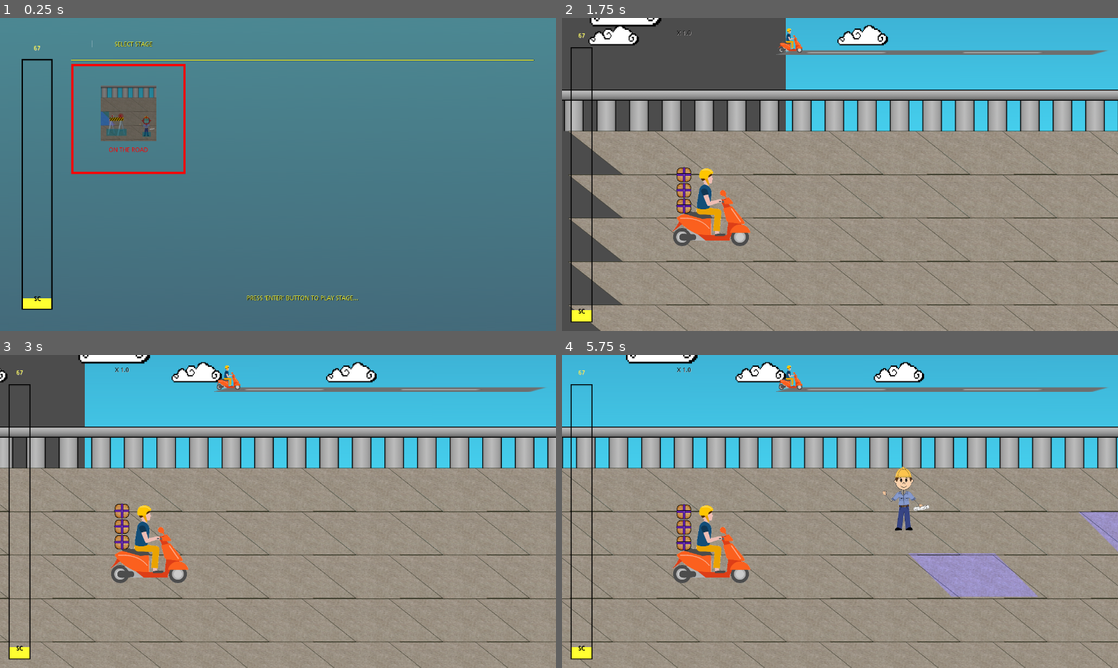
Above: before the commit, frames 1-4 (two rows, left to right).
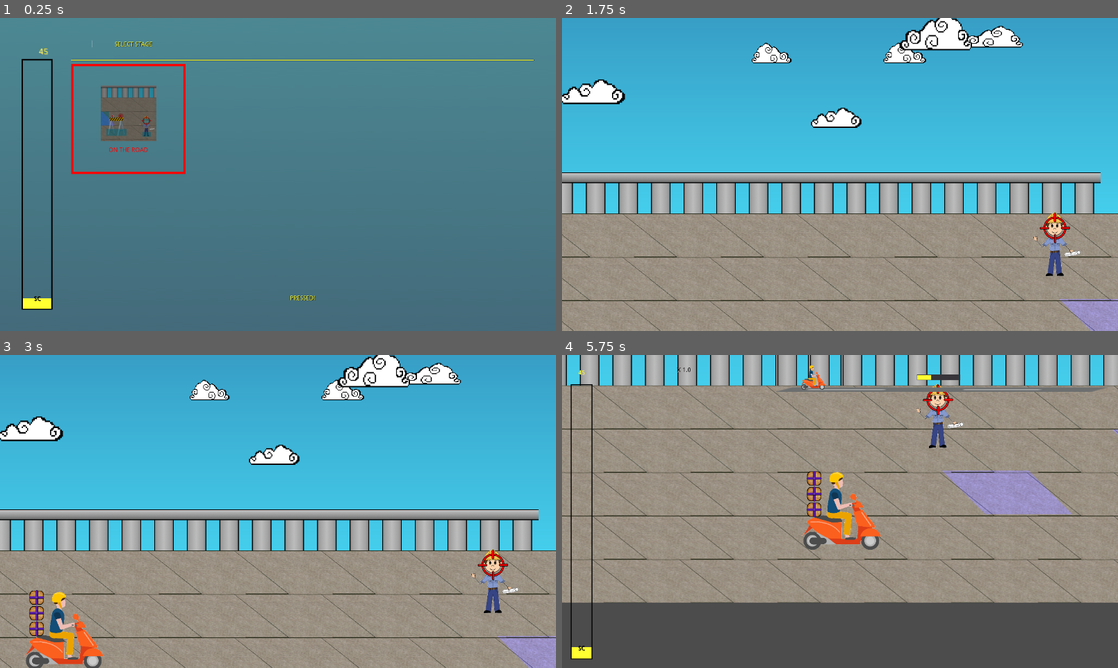
Above: after the commit, the same moments.

Repository: Anatolij-Grigorjev/MopedRebelGO
Game: Godot game, scene res://gui/stage_select_screen.tscn
The game is run twice, just before and just after one commit, with the same random seed, the same clock (stepped at 60 frames per second) and the same inputs.
Inputs:
- Up to frame 1 (0.25 s): no input
- Up to frame 2 (1.75 s): tap Enter at 0.5 s; hold Right (ui_right) 0.53-1.28 s; tap O (diss_target_above) at 0.6 s; hold S (swerve_down) from 1.28 s (still down); tap L (diss_target_below) at 1.35 s
- Up to frame 3 (3 s): release S (swerve_down) at 2.03 s; hold Right (ui_right) 2.03-2.78 s; tap P (say_diss) at 2.1 s; hold W (swerve_up) from 2.78 s (still down); tap O (diss_target_above) at 2.85 s
- Up to frame 4 (5.75 s): release W (swerve_up) at 3.53 s; hold Left (ui_left) 3.53-5.03 s; tap L (diss_target_below) at 3.6 s; tap P (say_diss) at 4.35 s; hold S (swerve_down) from 5.03 s (still down); tap O (diss_target_above) at 5.1 s

The runs differ from the first frame. In frame 1, 0.2% of the frame differs, in the area x 6-65%, y 8-91%; in frame 2, 55%; in frame 3, 49%; in frame 4, 62%, in the area x 0-100%, y 0-100%.
Error before the commit: Parse Error: Expected '(' after assert (res://utils/static_helpers.gd:105)
Error after the commit: Invalid get index '-1' (on base: 'Array'). (res://utils/logger.gd:103)

Commit message:
Add old unstaged changes

Diff:
--- a/game/gui/levels_grid.gd
+++ b/game/gui/levels_grid.gd
@@ -31,7 +31,7 @@
 
 func _change_selected_stage(new_selection: int) -> void:
 	stages[selected_stage].selected = false
-	selected_stage = wrapi(new_selection, 0, stages.size())
+	selected_stage = wrapi(new_selection, 0, stages.size() - 1)
 	stages[selected_stage].selected = true
 
 
--- a/game/gui/sc_progress_tracker.gd
+++ b/game/gui/sc_progress_tracker.gd
@@ -16,7 +16,7 @@
 
 
 onready var LOG: Logger = Logger.new(self)
-onready var sc_progress_bar: ProgressBar = $StreetCredProgressBar
+onready var sc_progress_bar: TextureProgress = $StreetCredProgressBar
 onready var sc_points_label: NumericLabel = $CurrentSCLabel
 
 
--- a/game/gui/stage_progress.tscn
+++ b/game/gui/stage_progress.tscn
@@ -11,6 +11,9 @@
 texture_over = ExtResource( 1 )
 nine_patch_stretch = true
 script = ExtResource( 2 )
+__meta__ = {
+"_edit_use_anchors_": false
+}
 
 [node name="TextureRect" type="TextureRect" parent="."]
 margin_right = 64.0
--- a/game/gui/stage_select_screen.tscn
+++ b/game/gui/stage_select_screen.tscn
@@ -61,14 +61,12 @@
 size_flags_stretch_ratio = 15.0
 
 [node name="ScreenSectionHeader" parent="Margin50/HBoxContainer/ScreenParts" instance=ExtResource( 4 )]
-editor/display_folded = true
 anchor_right = 0.0
 margin_right = 1066.0
 margin_bottom = 51.0
 section_name = "select stage"
 
 [node name="LevelsGrid" type="GridContainer" parent="Margin50/HBoxContainer/ScreenParts"]
-editor/display_folded = true
 margin_top = 55.0
 margin_right = 1066.0
 margin_bottom = 565.0
@@ -83,65 +81,64 @@
 [node name="SelectLevelCell" parent="Margin50/HBoxContainer/ScreenParts/LevelsGrid" instance=ExtResource( 6 )]
 anchor_right = 0.0
 anchor_bottom = 0.0
-margin_right = 262.0
-margin_bottom = 252.0
-selected = false
+margin_right = 263.0
+margin_bottom = 253.0
 
 [node name="ReferenceRect" type="ReferenceRect" parent="Margin50/HBoxContainer/ScreenParts/LevelsGrid"]
-margin_left = 267.0
-margin_right = 529.0
-margin_bottom = 252.0
+margin_left = 268.0
+margin_right = 531.0
+margin_bottom = 253.0
 size_flags_horizontal = 3
 size_flags_vertical = 3
 border_color = Color( 0.109804, 0.00392157, 0.00392157, 1 )
 
 [node name="ReferenceRect2" type="ReferenceRect" parent="Margin50/HBoxContainer/ScreenParts/LevelsGrid"]
-margin_left = 534.0
-margin_right = 796.0
-margin_bottom = 252.0
+margin_left = 536.0
+margin_right = 799.0
+margin_bottom = 253.0
 size_flags_horizontal = 3
 size_flags_vertical = 3
 border_color = Color( 0.109804, 0.00392157, 0.00392157, 1 )
 
 [node name="ReferenceRect3" type="ReferenceRect" parent="Margin50/HBoxContainer/ScreenParts/LevelsGrid"]
-margin_left = 801.0
-margin_right = 1063.0
-margin_bottom = 252.0
+margin_left = 804.0
+margin_right = 1066.0
+margin_bottom = 253.0
 size_flags_horizontal = 3
 size_flags_vertical = 3
 border_color = Color( 0.109804, 0.00392157, 0.00392157, 1 )
 
 [node name="ReferenceRect4" type="ReferenceRect" parent="Margin50/HBoxContainer/ScreenParts/LevelsGrid"]
-margin_top = 257.0
-margin_right = 262.0
-margin_bottom = 509.0
+margin_top = 258.0
+margin_right = 263.0
+margin_bottom = 510.0
 size_flags_horizontal = 3
 size_flags_vertical = 3
 border_color = Color( 0.109804, 0.00392157, 0.00392157, 1 )
 
 [node name="ReferenceRect5" type="ReferenceRect" parent="Margin50/HBoxContainer/ScreenParts/LevelsGrid"]
-margin_left = 267.0
-margin_top = 257.0
-margin_right = 529.0
-margin_bottom = 509.0
+margin_left = 268.0
+margin_top = 258.0
+margin_right = 531.0
+margin_bottom = 510.0
 size_flags_horizontal = 3
 size_flags_vertical = 3
 border_color = Color( 0.109804, 0.00392157, 0.00392157, 1 )
 
 [node name="ReferenceRect6" type="ReferenceRect" parent="Margin50/HBoxContainer/ScreenParts/LevelsGrid"]
-margin_left = 534.0
-margin_top = 257.0
-margin_right = 796.0
-margin_bottom = 509.0
+margin_left = 536.0
+margin_top = 258.0
+margin_right = 799.0
+margin_bottom = 510.0
 size_flags_horizontal = 3
 size_flags_vertical = 3
 border_color = Color( 0.109804, 0.00392157, 0.00392157, 1 )
 
 [node name="ReferenceRect7" type="ReferenceRect" parent="Margin50/HBoxContainer/ScreenParts/LevelsGrid"]
-margin_left = 801.0
-margin_top = 257.0
-margin_right = 1063.0
-margin_bottom = 509.0
+margin_left = 804.0
+margin_top = 258.0
+margin_right = 1066.0
+margin_bottom = 510.0
 size_flags_horizontal = 3
 size_flags_vertical = 3
 border_color = Color( 0.109804, 0.00392157, 0.00392157, 1 )
@@ -152,6 +149,7 @@
 margin_top = 569.0
 margin_right = 1066.0
 margin_bottom = 620.0
-button_label = "Press 'ENTER' button to play stage..."
+button_label = "PRESSED!"
 press_action = "ui_accept"
+
 [connection signal="button_pressed" from="Margin50/HBoxContainer/ScreenParts/ButtonContainer" to="Margin50/HBoxContainer/ScreenParts/LevelsGrid" method="_on_ButtonContainer_button_pressed"]
--- a/game/project.godot
+++ b/game/project.godot
@@ -235,47 +235,47 @@
 
 swerve_up={
 "deadzone": 0.5,
-"events": [ Object(InputEventKey,"resource_local_to_scene":false,"resource_name":"","device":0,"alt":false,"shift":false,"control":false,"meta":false,"command":false,"pressed":false,"scancode":87,"unicode":0,"echo":false,"script":null)
+"events": [ Object(InputEventKey,"resource_local_to_scene":false,"resource_name":"","device":0,"alt":false,"shift":false,"control":false,"meta":false,"command":false,"pressed":false,"scancode":87,"physical_scancode":0,"unicode":0,"echo":false,"script":null)
  ]
 }
 swerve_down={
 "deadzone": 0.5,
-"events": [ Object(InputEventKey,"resource_local_to_scene":false,"resource_name":"","device":0,"alt":false,"shift":false,"control":false,"meta":false,"command":false,"pressed":false,"scancode":83,"unicode":0,"echo":false,"script":null)
+"events": [ Object(InputEventKey,"resource_local_to_scene":false,"resource_name":"","device":0,"alt":false,"shift":false,"control":false,"meta":false,"command":false,"pressed":false,"scancode":83,"physical_scancode":0,"unicode":0,"echo":false,"script":null)
  ]
 }
 speed_up={
 "deadzone": 0.5,
-"events": [ Object(InputEventKey,"resource_local_to_scene":false,"resource_name":"","device":0,"alt":false,"shift":false,"control":false,"meta":false,"command":false,"pressed":false,"scancode":68,"unicode":0,"echo":false,"script":null)
+"events": [ Object(InputEventKey,"resource_local_to_scene":false,"resource_name":"","device":0,"alt":false,"shift":false,"control":false,"meta":false,"command":false,"pressed":false,"scancode":68,"physical_scancode":0,"unicode":0,"echo":false,"script":null)
  ]
 }
 speed_down={
 "deadzone": 0.5,
-"events": [ Object(InputEventKey,"resource_local_to_scene":false,"resource_name":"","device":0,"alt":false,"shift":false,"control":false,"meta":false,"command":false,"pressed":false,"scancode":65,"unicode":0,"echo":false,"script":null)
+"events": [ Object(InputEventKey,"resource_local_to_scene":false,"resource_name":"","device":0,"alt":false,"shift":false,"control":false,"meta":false,"command":false,"pressed":false,"scancode":65,"physical_scancode":0,"unicode":0,"echo":false,"script":null)
  ]
 }
 debug1={
 "deadzone": 0.5,
-"events": [ Object(InputEventKey,"resource_local_to_scene":false,"resource_name":"","device":0,"alt":false,"shift":false,"control":false,"meta":false,"command":false,"pressed":false,"scancode":32,"unicode":0,"echo":false,"script":null)
+"events": [ Object(InputEventKey,"resource_local_to_scene":false,"resource_name":"","device":0,"alt":false,"shift":false,"control":false,"meta":false,"command":false,"pressed":false,"scancode":32,"physical_scancode":0,"unicode":0,"echo":false,"script":null)
  ]
 }
 debug2={
 "deadzone": 0.5,
-"events": [ Object(InputEventKey,"resource_local_to_scene":false,"resource_name":"","device":0,"alt":false,"shift":false,"control":false,"meta":false,"command":false,"pressed":false,"scancode":66,"unicode":0,"echo":false,"script":null)
+"events": [ Object(InputEventKey,"resource_local_to_scene":false,"resource_name":"","device":0,"alt":false,"shift":false,"control":false,"meta":false,"command":false,"pressed":false,"scancode":66,"physical_scancode":0,"unicode":0,"echo":false,"script":null)
  ]
 }
 say_diss={
 "deadzone": 0.5,
-"events": [ Object(InputEventKey,"resource_local_to_scene":false,"resource_name":"","device":0,"alt":false,"shift":false,"control":false,"meta":false,"command":false,"pressed":false,"scancode":80,"unicode":0,"echo":false,"script":null)
+"events": [ Object(InputEventKey,"resource_local_to_scene":false,"resource_name":"","device":0,"alt":false,"shift":false,"control":false,"meta":false,"command":false,"pressed":false,"scancode":80,"physical_scancode":0,"unicode":0,"echo":false,"script":null)
  ]
 }
 diss_target_above={
 "deadzone": 0.5,
-"events": [ Object(InputEventKey,"resource_local_to_scene":false,"resource_name":"","device":0,"alt":false,"shift":false,"control":false,"meta":false,"command":false,"pressed":false,"scancode":79,"unicode":0,"echo":false,"script":null)
+"events": [ Object(InputEventKey,"resource_local_to_scene":false,"resource_name":"","device":0,"alt":false,"shift":false,"control":false,"meta":false,"command":false,"pressed":false,"scancode":79,"physical_scancode":0,"unicode":0,"echo":false,"script":null)
  ]
 }
 diss_target_below={
 "deadzone": 0.5,
-"events": [ Object(InputEventKey,"resource_local_to_scene":false,"resource_name":"","device":0,"alt":false,"shift":false,"control":false,"meta":false,"command":false,"pressed":false,"scancode":76,"unicode":0,"echo":false,"script":null)
+"events": [ Object(InputEventKey,"resource_local_to_scene":false,"resource_name":"","device":0,"alt":false,"shift":false,"control":false,"meta":false,"command":false,"pressed":false,"scancode":76,"physical_scancode":0,"unicode":0,"echo":false,"script":null)
  ]
 }
 
--- a/game/rebel/moped_rebel.tscn
+++ b/game/rebel/moped_rebel.tscn
@@ -180,16 +180,13 @@
 [sub_resource type="RectangleShape2D" id=13]
 extents = Vector2( 50, 50 )
 
-[node name="MopedRebel" type="KinematicBody2D" groups=[
-"moped_rebel_root",
-]]
+[node name="MopedRebel" type="KinematicBody2D" groups=["moped_rebel_root"]]
 scale = Vector2( 0.36, 0.36 )
 script = ExtResource( 1 )
 
 [node name="InputProcessor" parent="." instance=ExtResource( 2 )]
 
 [node name="AnimatedSprite" type="AnimatedSprite" parent="."]
-editor/display_folded = true
 position = Vector2( 0, -210 )
 frames = SubResource( 4 )
 
@@ -200,7 +197,6 @@
 shape = SubResource( 5 )
 
 [node name="Camera2D" type="Camera2D" parent="."]
-offset = Vector2( 300, -150 )
 current = true
 limit_top = -600
 limit_bottom = 450
@@ -222,9 +218,7 @@
 [node name="DissPosition" type="Position2D" parent="."]
 position = Vector2( 24.4433, -368.776 )
 
-[node name="ObstacleDetect" type="Area2D" parent="." groups=[
-"moped_rebel",
-]]
+[node name="ObstacleDetect" type="Area2D" parent="." groups=["moped_rebel"]]
 collision_layer = 2
 collision_mask = 2
 script = ExtResource( 7 )
@@ -237,7 +231,6 @@
 shape = SubResource( 10 )
 
 [node name="AngerDetector" type="Area2D" parent="."]
-editor/display_folded = true
 collision_layer = 8
 collision_mask = 8
 __meta__ = {
@@ -250,10 +243,7 @@
 [node name="CooldownBar" parent="." instance=ExtResource( 8 )]
 position = Vector2( -100, -500 )
 
-[node name="CutsceneDetector" type="Area2D" parent="." groups=[
-"moped_rebel",
-]]
-editor/display_folded = true
+[node name="CutsceneDetector" type="Area2D" parent="." groups=["moped_rebel"]]
 position = Vector2( 0, -200 )
 collision_layer = 16
 collision_mask = 16
@@ -263,4 +253,5 @@
 
 [node name="CollisionShape2D" type="CollisionShape2D" parent="CutsceneDetector"]
 shape = SubResource( 13 )
+
 [connection signal="area_entered" from="AngerDetector" to="." method="_on_AngerDetector_area_entered"]
--- a/game/stages/bg/sky_poles_bg.tscn
+++ b/game/stages/bg/sky_poles_bg.tscn
@@ -9,18 +9,28 @@
 
 [node name="SkyLayer" type="ParallaxLayer" parent="."]
 scale = Vector2( 400, 1 )
+motion_mirroring = Vector2( 1280, 0 )
 
 [node name="Sprite" type="Sprite" parent="SkyLayer"]
+scale = Vector2( 10, 1 )
 texture = ExtResource( 1 )
 centered = false
 flip_v = true
 
+[node name="Sprite2" type="Sprite" parent="SkyLayer"]
+scale = Vector2( 10, 1 )
+texture = ExtResource( 1 )
+centered = false
+offset = Vector2( 64, 0 )
+flip_v = true
+
 [node name="CloudsLayer" type="ParallaxLayer" parent="."]
 motion_scale = Vector2( 0.5, 1 )
-motion_mirroring = Vector2( 850, 0 )
+motion_mirroring = Vector2( 1280, 0 )
 
 [node name="cloud1" type="Sprite" parent="CloudsLayer"]
 position = Vector2( 46.8336, 179.529 )
+scale = Vector2( 0.900044, 0.856063 )
 texture = ExtResource( 2 )
 centered = false
 
@@ -33,34 +43,35 @@
 [node name="CloudsLayer2" type="ParallaxLayer" parent="."]
 position = Vector2( 1280, 0 )
 motion_scale = Vector2( 0.75, 1 )
-motion_mirroring = Vector2( 850, 0 )
+motion_mirroring = Vector2( 1280, 0 )
 
 [node name="cloud1" type="Sprite" parent="CloudsLayer2"]
-position = Vector2( 46.8336, 179.529 )
+position = Vector2( -1027.9, 39.1905 )
+scale = Vector2( 1.26388, 1.41982 )
 texture = ExtResource( 2 )
 centered = false
 
 [node name="cloud3" type="Sprite" parent="CloudsLayer2"]
-position = Vector2( 636.937, 246.657 )
-scale = Vector2( 0.703387, 0.703387 )
+position = Vector2( -351.43, 234.662 )
+scale = Vector2( 0.995259, 1.14719 )
 texture = ExtResource( 2 )
 centered = false
 
 [node name="Clouds2Layer" type="ParallaxLayer" parent="."]
 position = Vector2( 500, 0 )
 motion_scale = Vector2( 0.25, 1 )
-motion_mirroring = Vector2( 1200, 0 )
+motion_mirroring = Vector2( 1280, 0 )
 
 [node name="cloud2" type="Sprite" parent="Clouds2Layer"]
 position = Vector2( 281.002, 104.595 )
-scale = Vector2( 0.547275, 0.547275 )
+scale = Vector2( 0.587258, 0.547275 )
 texture = ExtResource( 3 )
 centered = false
 
 [node name="cloud4" type="Sprite" parent="Clouds2Layer"]
-position = Vector2( 903.889, 34.3447 )
+position = Vector2( 710.773, 65.531 )
 rotation = -3.14159
-scale = Vector2( 1, -1 )
+scale = Vector2( 0.860061, -0.580185 )
 texture = ExtResource( 3 )
 centered = false
 
@@ -83,30 +94,30 @@
 centered = false
 
 [node name="PollsLayer" type="ParallaxLayer" parent="."]
-editor/display_folded = true
 position = Vector2( 0, 400 )
-motion_mirroring = Vector2( 300, 0 )
+motion_scale = Vector2( 2, 1 )
+motion_mirroring = Vector2( 1280, 0 )
 
 [node name="Polls" type="Sprite" parent="PollsLayer"]
 texture = ExtResource( 4 )
 centered = false
 
 [node name="Polls2" type="Sprite" parent="PollsLayer"]
+position = Vector2( 300, 0 )
+texture = ExtResource( 4 )
+centered = false
+
+[node name="Polls3" type="Sprite" parent="PollsLayer"]
 position = Vector2( 600, 0 )
 texture = ExtResource( 4 )
 centered = false
 
-[node name="Polls3" type="Sprite" parent="PollsLayer"]
-position = Vector2( 1200, 0 )
-texture = ExtResource( 4 )
-centered = false
-
 [node name="Polls4" type="Sprite" parent="PollsLayer"]
-position = Vector2( 1800, 0 )
+position = Vector2( 900, 0 )
 texture = ExtResource( 4 )
 centered = false
 
 [node name="Polls5" type="Sprite" parent="PollsLayer"]
-position = Vector2( 2400, 0 )
+position = Vector2( 1200, 0 )
 texture = ExtResource( 4 )
 centered = false
--- a/game/stages/non_regulation_track1.tscn
+++ b/game/stages/non_regulation_track1.tscn
@@ -5,7 +5,7 @@
 [sub_resource type="RectangleShape2D" id=1]
 extents = Vector2( 100, 50 )
 
-[node name="NonRegulationTrack1" index="0" instance=ExtResource( 1 )]
+[node name="NonRegulationTrack1" instance=ExtResource( 1 )]
 
 [node name="Area2D" type="Area2D" parent="." index="1"]
 
--- a/game/stages/stage_cutscene_area.tscn
+++ b/game/stages/stage_cutscene_area.tscn
@@ -16,7 +16,6 @@
 shape = SubResource( 1 )
 
 [node name="Camera2D" type="Camera2D" parent="."]
-drag_margin_h_enabled = false
-drag_margin_v_enabled = false
+
 [connection signal="area_entered" from="Area2D" to="." method="_on_Area2D_area_entered"]
 [connection signal="area_exited" from="Area2D" to="." method="_on_Area2D_area_exited"]
--- a/game/stages/test/test_stage.tscn
+++ b/game/stages/test/test_stage.tscn
@@ -57,7 +57,6 @@
 nrt_cruise_speed = 600.0
 
 [node name="Obstacles" type="Node2D" parent="."]
-editor/display_folded = true
 
 [node name="TallRoadblock" parent="Obstacles" instance=ExtResource( 7 )]
 position = Vector2( 1300, 62 )
@@ -72,7 +71,6 @@
 scale = Vector2( 0.5, 0.5 )
 
 [node name="Citizens" type="Node2D" parent="."]
-editor/display_folded = true
 
 [node name="WhiteWorker" parent="Citizens" instance=ExtResource( 8 )]
 position = Vector2( 596.142, -69.6646 )
@@ -110,7 +108,6 @@
 position = Vector2( -930, 50 )
 
 [node name="SkyPollsBg" parent="." instance=ExtResource( 10 )]
-editor/display_folded = true
 offset = Vector2( -700, -700 )
 transform = Transform2D( 1, 0, 0, 1, -700, -700 )
 scroll_limit_begin = Vector2( 1000, 0 )
@@ -123,10 +120,6 @@
 margin_bottom = 40.0
 
 [node name="HUD" parent="CanvasLayer" instance=ExtResource( 11 )]
-editor/display_folded = true
-
-[node name="SCProgressTracker" parent="CanvasLayer/HUD/MarginContainer/HBox" index="0"]
-editor/display_folded = false
 
 [node name="CurrentSCLabel" parent="CanvasLayer/HUD/MarginContainer/HBox/SCProgressTracker" index="0"]
 margin_bottom = 42.0
@@ -136,7 +129,6 @@
 margin_bottom = 680.0
 
 [node name="StartStageCutsceneArea" parent="." instance=ExtResource( 12 )]
-editor/display_folded = true
 position = Vector2( -500, -100 )
 cutscene_routine_owner_path = NodePath("..")
 cutscene_routine_name = "_start_moped_stage_intro"
@@ -149,7 +141,6 @@
 drag_margin_h_enabled = true
 
 [node name="EndStageCutsceneArea2" parent="." instance=ExtResource( 12 )]
-editor/display_folded = true
 position = Vector2( 6600, -100 )
 start_cutscene_on = 2
 cutscene_routine_owner_path = NodePath("..")
@@ -170,9 +161,6 @@
 [node name="Tween" type="Tween" parent="."]
 
 [editable path="CanvasLayer/HUD"]
-
 [editable path="CanvasLayer/HUD/MarginContainer/HBox/SCProgressTracker"]
-
 [editable path="StartStageCutsceneArea"]
-
 [editable path="EndStageCutsceneArea2"]
--- a/game/utils/static_helpers.gd
+++ b/game/utils/static_helpers.gd
@@ -102,8 +102,8 @@
 mapval(3, 1, 5, 1, 10) => 6
 """
 static func mapval(value: float, from_min: float, from_max: float, to_min: float, to_max: float) -> float:
-	assert from_min < from_max
-	assert to_min <= to_max
+	assert (from_min < from_max)
+	assert (to_min <= to_max)
 	var clamped = clamp(value, from_min, from_max)
 	var coef = (to_max - to_min) / (from_max - from_min)
 
--- a/game/utils/thread_ctx.gd
+++ b/game/utils/thread_ctx.gd
@@ -13,7 +13,7 @@
 
 
 func _init(ctx: Thread):
-	assert ctx != null
+	assert(ctx != null)
 
 	thread = ctx
 	call_params = []
